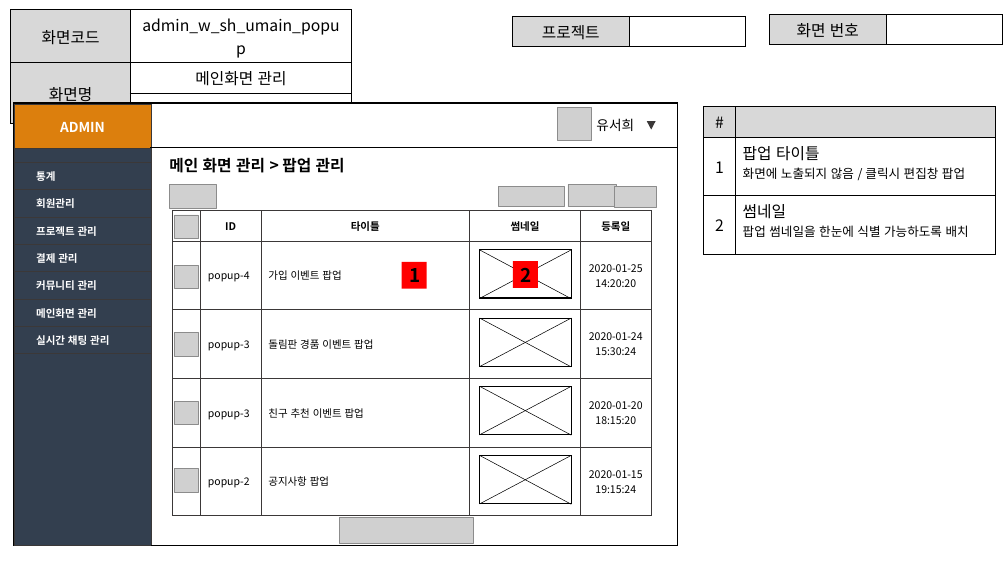
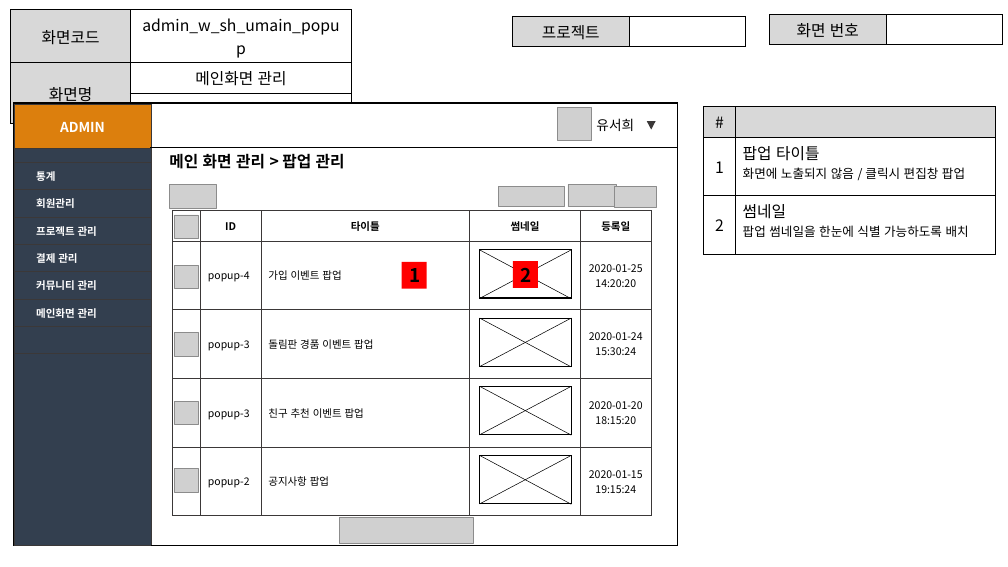
Before and after one commit to ezenteam2/EzenCrowdFunding, a slide deck: slide 14 of project03 화면설계서/project03 - 화면 설계서 - 서희.pptx (slide 15 before the commit). Drawn at 1008x567 pixels with LibreOffice and Linux fonts; fonts in the diff are those of the drawing; grey boxes stand for pictures. Boxes give left, top, right and bottom in pixels: in the first picture for what was removed or moved away, otherwise in the second. Text is boxed around its words. In the diff, an @@ line names an element or a change of style, - is before the commit and + after.

```diff
--- a/project03 화면설계서/project03 - 화면 설계서 - 서희.pptx
+++ b/project03 화면설계서/project03 - 화면 설계서 - 서희.pptx
@@ table at [14, 104, 151, 545] @@
-row 9: 실시간 채팅 관리
+row 10: 
@@ text "메인 화면 관리 > 팝업 ...": place and size @@
-text "메인 화면 관리 > 팝업 ..." at [169, 157, 345, 173]
+text "메인 화면 관리 > 팝업 ..." at [169, 153, 345, 169]
```
Also in this commit, not shown: 13 other slides changed, 1 slide removed.
